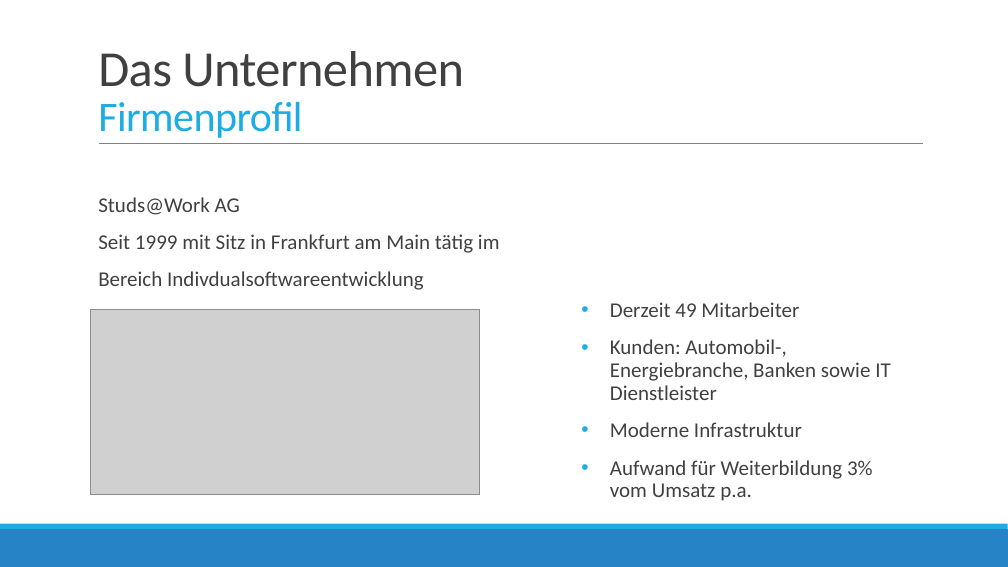
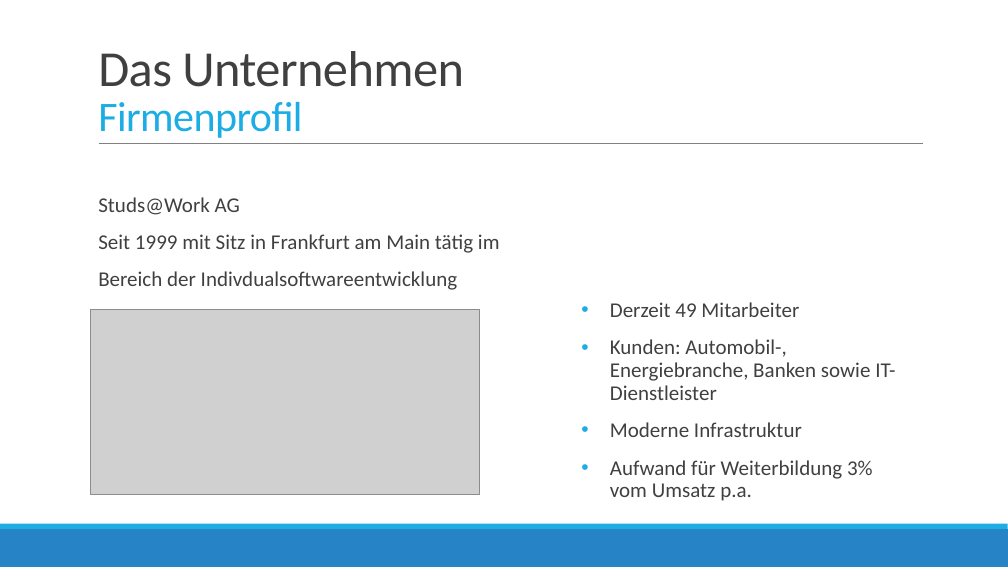
Before and after one commit to bboecherer/SailingSchoolManagerWPF, a slide deck: slide 4 of Docs/Zwischenpraesentation/Präsentation Projekt.pptx. Drawn at 1008x567 pixels with LibreOffice and Linux fonts; fonts in the diff are those of the drawing; grey boxes stand for pictures. Boxes give left, top, right and bottom in pixels: in the first picture for what was removed or moved away, otherwise in the second. Text is boxed around its words. In the diff, an @@ line names an element or a change of style, - is before the commit and + after.

```diff
--- a/Docs/Zwischenpraesentation/Präsentation Projekt.pptx
+++ b/Docs/Zwischenpraesentation/Präsentation Projekt.pptx
@@ text at (98,271,457,290): text changed @@
-  Bereich Indivdualsoftwareentwicklung
+  Bereich der Indivdualsoftwareentwicklung
@@ text at (610,339,895,400): text changed @@
-• Kunden: Automobil-, Energiebranche, Banken sowie IT Dienstleister
+• Kunden: Automobil-, Energiebranche, Banken sowie IT-Dienstleister
```
Also in this commit, not shown: 11 other slides changed, 6 slides added, 1 slide removed.
